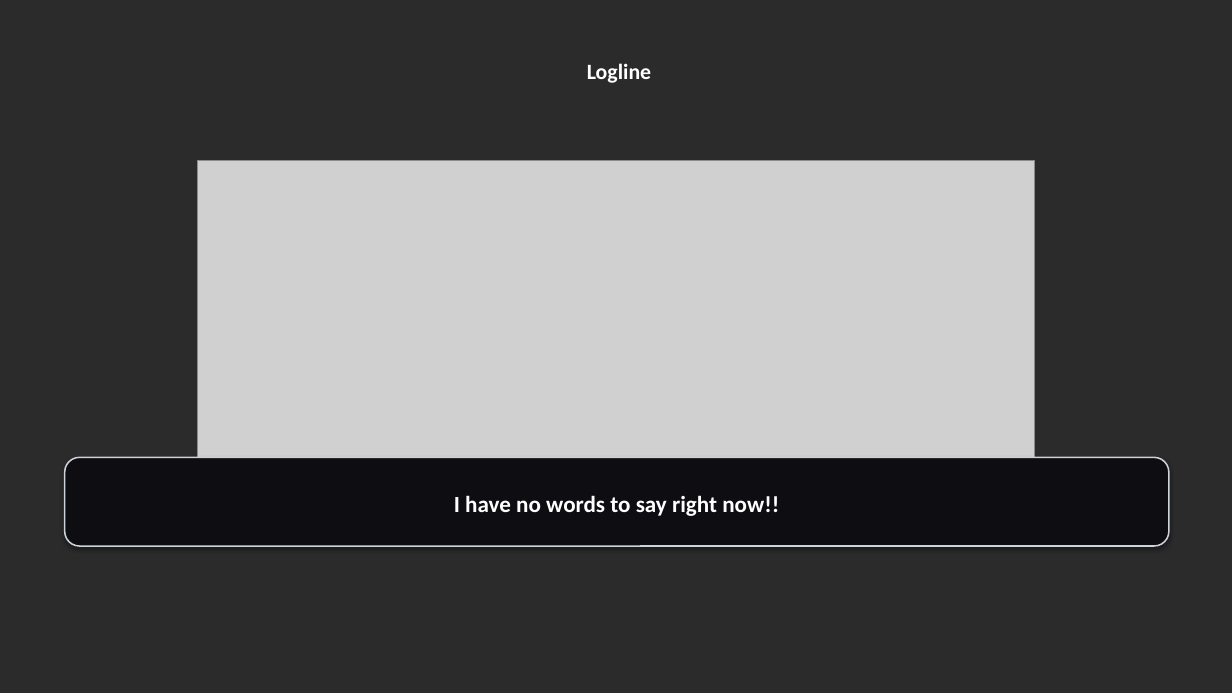
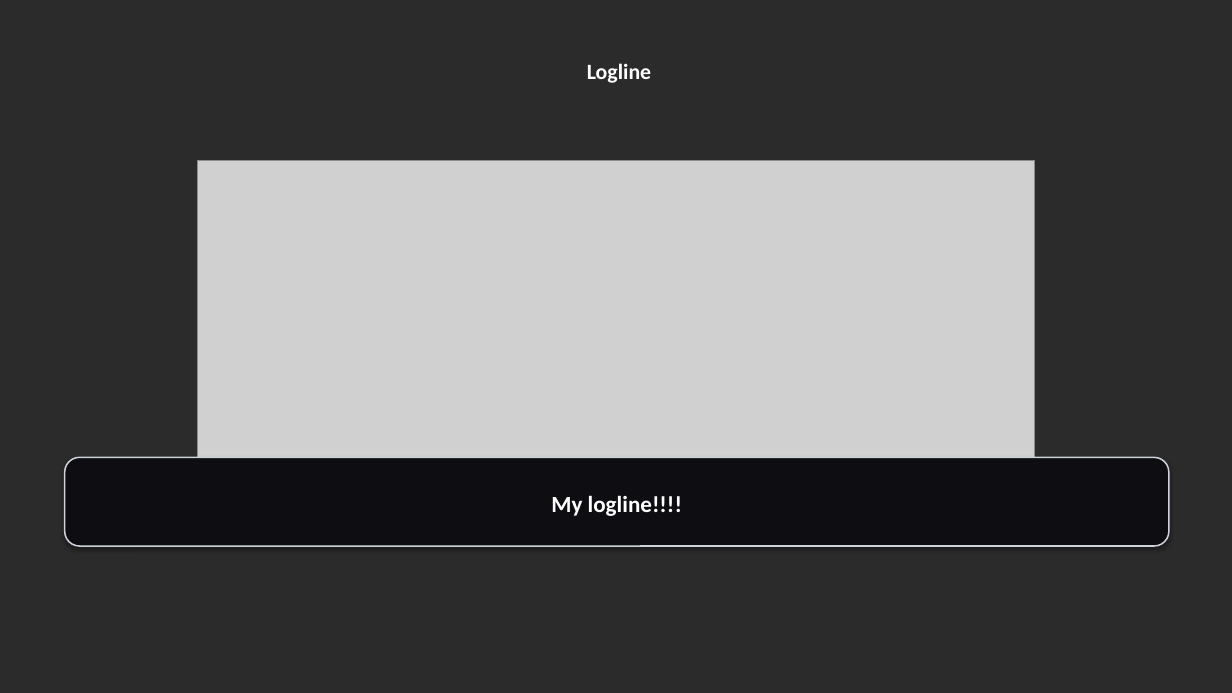
Before and after one commit to madbradsmith/EVOLUM, a slide deck: slide 2 of output/pitch_deck_v1.pptx. Drawn at 1232x693 pixels with LibreOffice and Linux fonts; fonts in the diff are those of the drawing; grey boxes stand for pictures; background and template pictures are left out; a plain dark background stands for a picture behind light text. Boxes give left, top, right and bottom in pixels: in the first picture for what was removed or moved away, otherwise in the second. Text is boxed around its words. In the diff, an @@ line names an element or a change of style, - is before the commit and + after.

```diff
--- a/output/pitch_deck_v1.pptx
+++ b/output/pitch_deck_v1.pptx
@@ text in rounded rectangle at <box>551,495,682,516</box>: text changed @@
-I have no words to say right now!!
+My logline!!!!
```
Also in this commit, not shown: 8 other slides changed, 3 slides added, 3 slides removed, 26 other files.
